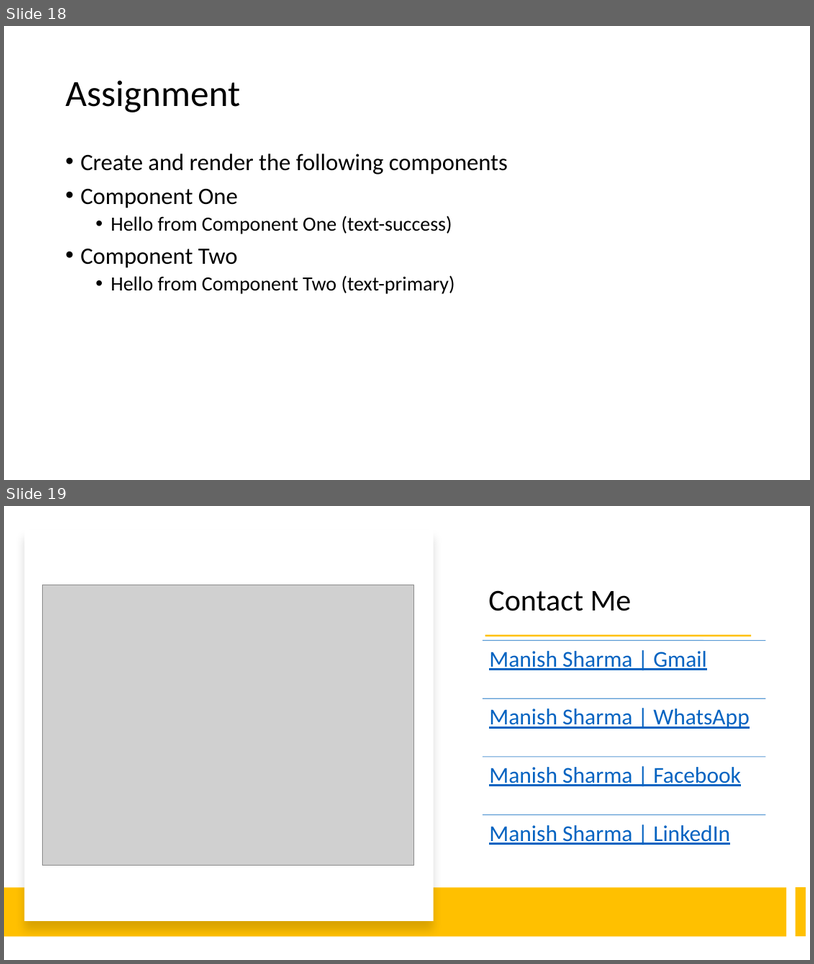
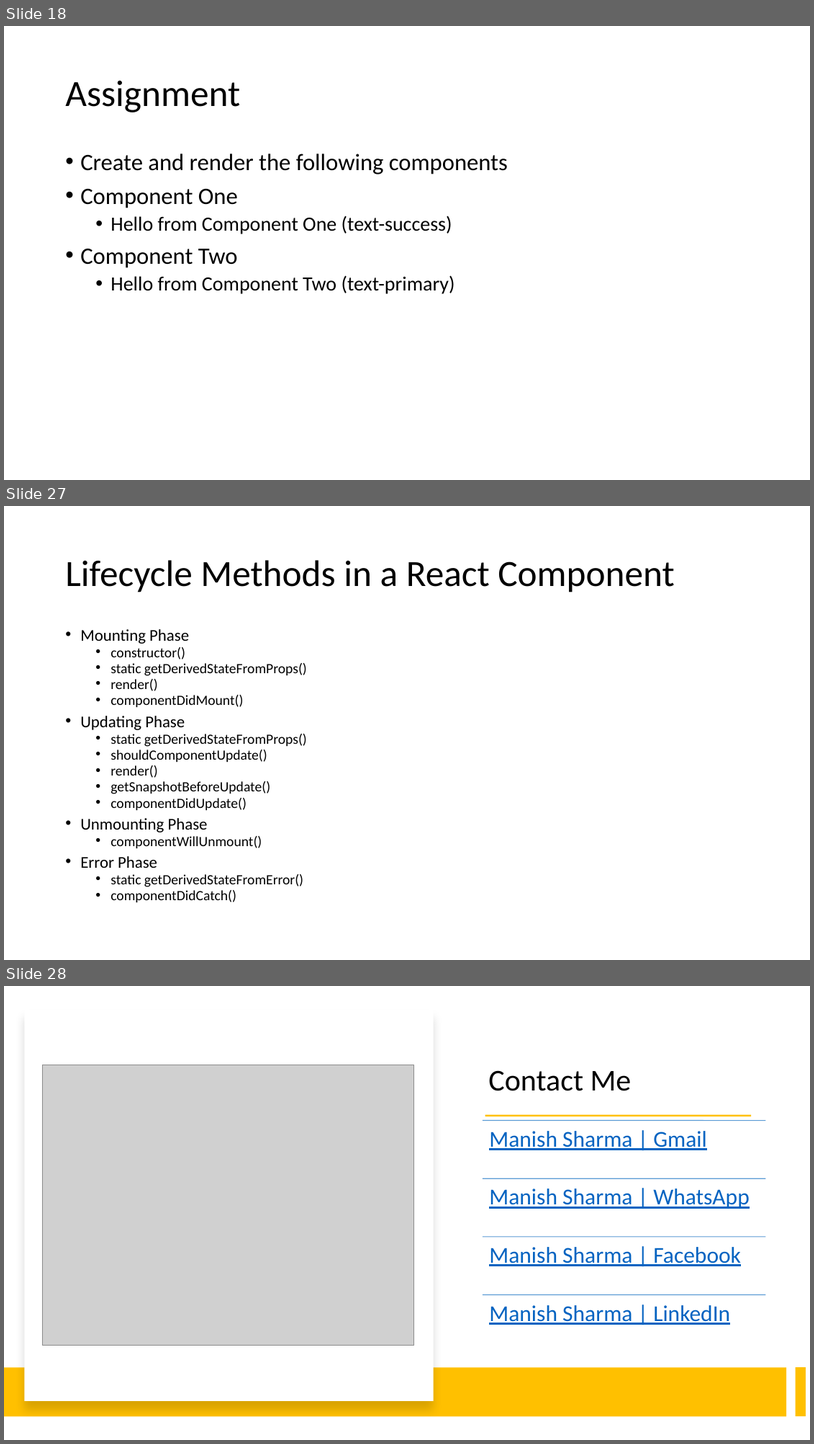
Before and after one commit to manishvbn/ReactJS_WE_Jun22, a slide deck: Notes/React.pptx. Shown one above the other, each under a label of ours: slides 18 and 19 before the commit, slides 18, 27 and 28 after it; the slides between them are not shown. The pictures are 814x964 and 814x1444 pixels, drawn with LibreOffice and Linux fonts; fonts in the diff are those of the drawing; grey boxes stand for pictures. Boxes give left, top, right and bottom in pixels: in the first picture for what was removed or moved away, otherwise in the second. Text is boxed around its words. In the diff, an @@ line names an element or a change of style, - is before the commit and + after.

```diff
--- a/Notes/React.pptx
+++ b/Notes/React.pptx
@@ slide 27 added at box(4, 506, 810, 960), background #FFFFFF @@
@@ title added at box(65, 560, 674, 592), 44 pt, text #000000 @@
+Lifecycle Methods in a React Component
@@ text added at box(80, 629, 307, 902), 16.8 pt, text #000000 @@
+• Mounting Phase
+  • constructor()
+  • static getDerivedStateFromProps()
+  • render()
+  • componentDidMount()
+• Updating Phase
+  • static getDerivedStateFromProps()
+  • shouldComponentUpdate()
+  • render()
+  • getSnapshotBeforeUpdate()
+  • componentDidUpdate()
+• Unmounting Phase
+  • componentWillUnmount()
+• Error Phase
+  • static getDerivedStateFromError()
+  • componentDidCatch()
@@ what was slide 19 is now slide 28 @@
```
Also in this commit, not shown: 8 other slides added.
